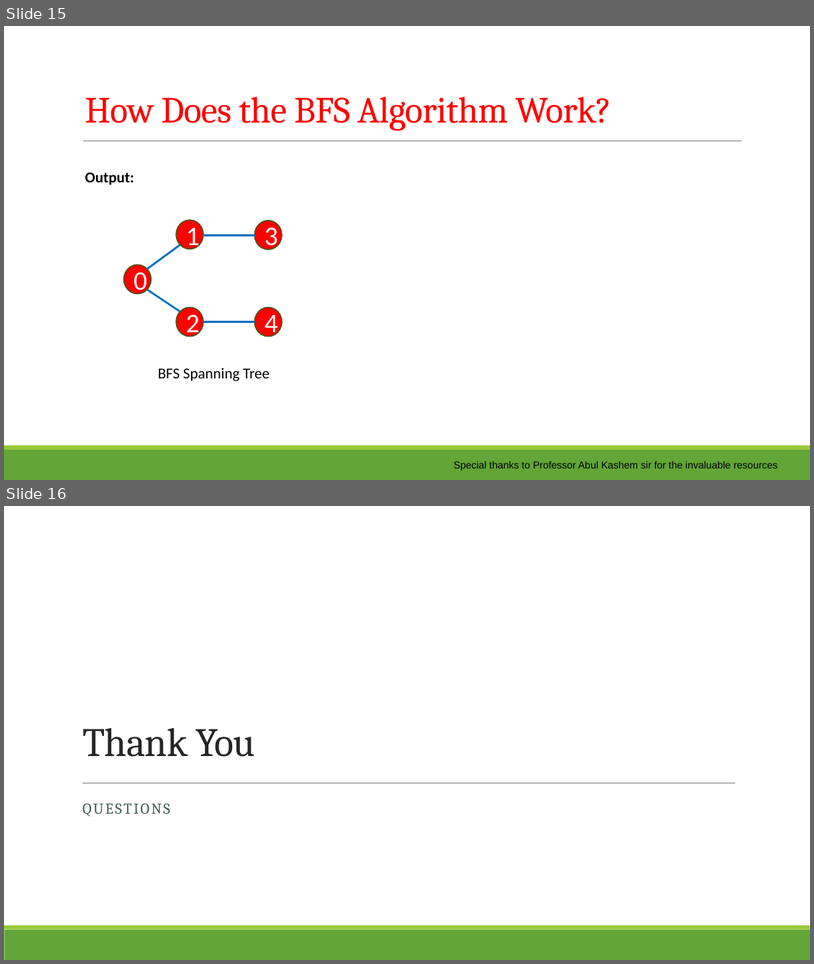
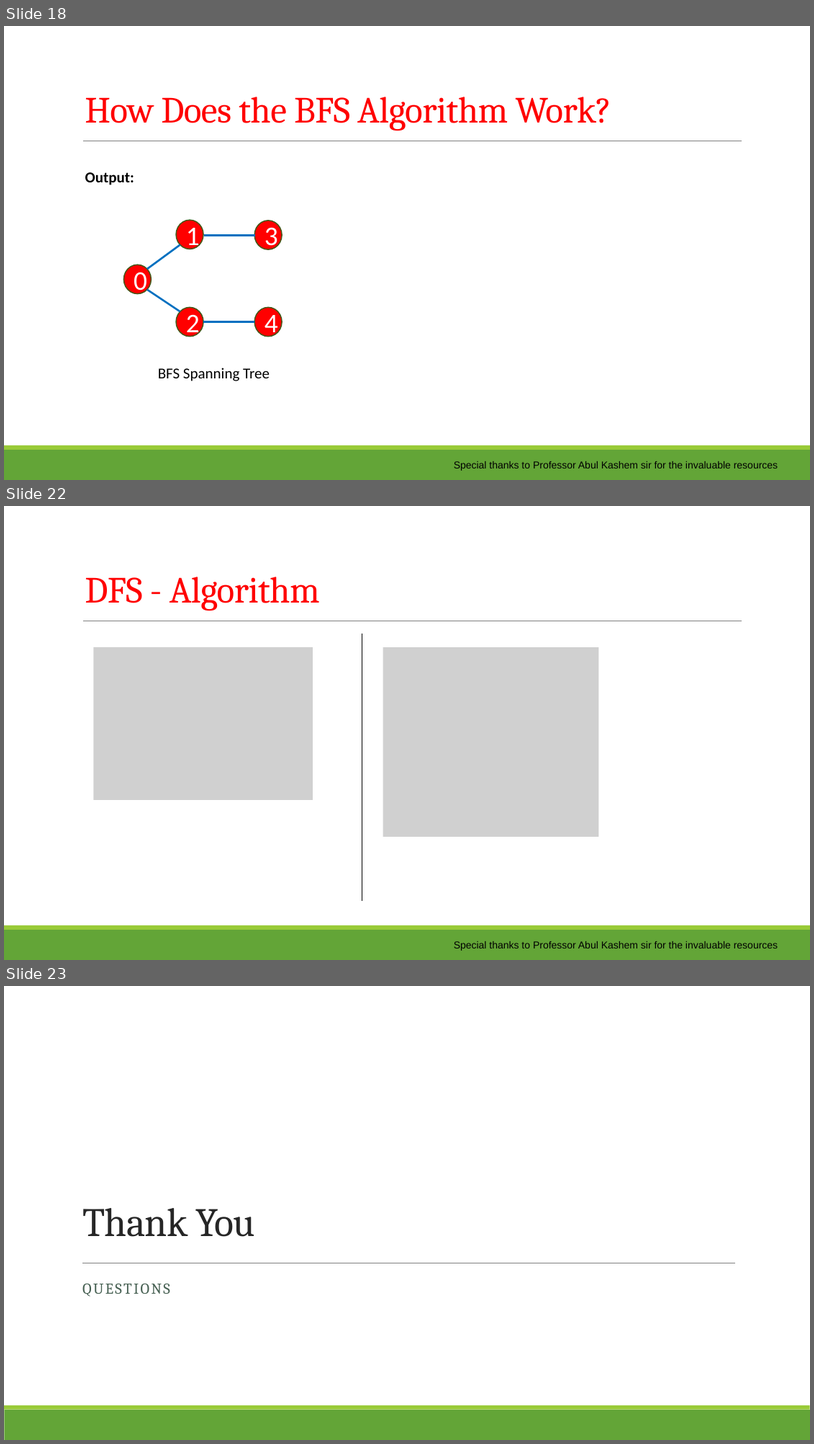
Before and after one commit to saifurrahman1701/Data-Structure-and-Algorithm-Course-Content-Theory-Sessional-, a slide deck: CSE 203/Course Content/02. Graph Searching.pptx. Shown one above the other, each under a label of ours: slides 15 and 16 before the commit, slides 18, 22 and 23 after it; the slides between them are not shown. The pictures are 814x964 and 814x1444 pixels, drawn with LibreOffice and Linux fonts; fonts in the diff are those of the drawing; grey boxes stand for pictures; background and template pictures are left out. Boxes give left, top, right and bottom in pixels: in the first picture for what was removed or moved away, otherwise in the second. Text is boxed around its words. In the diff, an @@ line names an element or a change of style, - is before the commit and + after.

```diff
--- a/CSE 203/Course Content/02. Graph Searching.pptx
+++ b/CSE 203/Course Content/02. Graph Searching.pptx
@@ slide 22 added at bbox=[4, 506, 810, 960], background #FFFFFF; not listed: 3 template elements that a slide beside it also shows @@
@@ title added at bbox=[85, 577, 320, 610], 44 pt, text #FF0000 @@
+DFS - Algorithm
@@ line added from (362, 633) to (362, 901), #000000 1.25 pt @@
@@ picture added at bbox=[93, 647, 313, 800] @@
@@ picture added at bbox=[383, 647, 599, 836] @@
@@ text added at bbox=[454, 941, 778, 950], 12 pt, text #000000 @@
+Special thanks to Professor Abul Kashem sir for the invaluable resources
@@ what was slide 15 is now slide 18 @@
@@ what was slide 16 is now slide 23 @@
```
Also in this commit, not shown: 6 other slides added.
